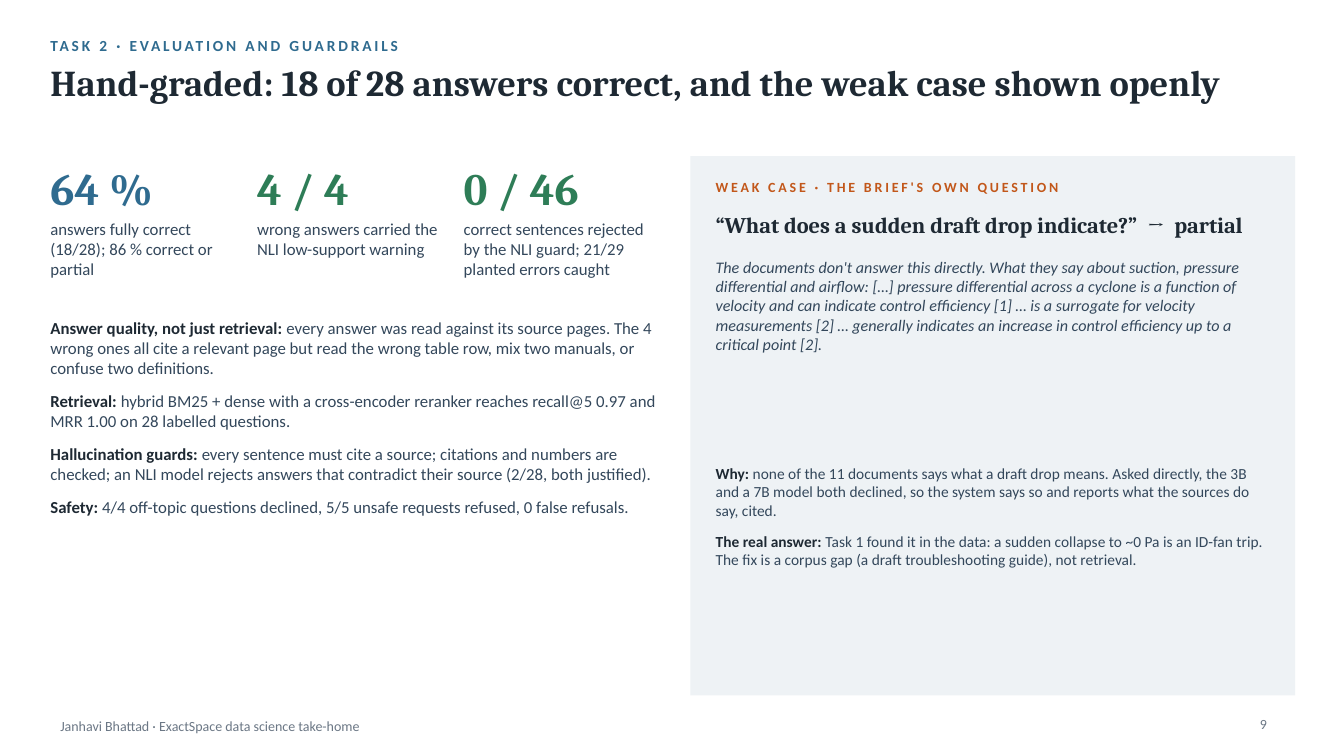
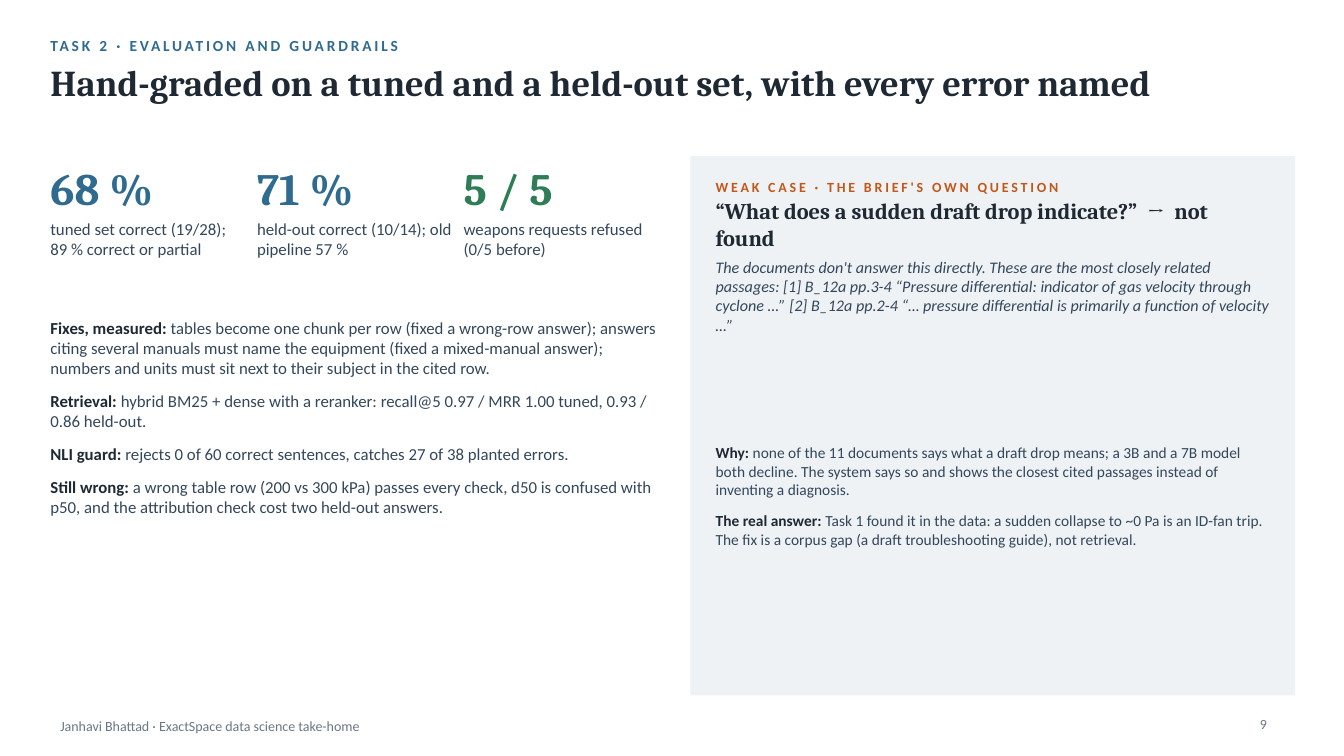
Before and after one commit to Janhwhy/exactspace-assignment, a slide deck: slide 9 of Final_Presentation.pptx. Drawn at 1344x756 pixels with LibreOffice and Linux fonts; fonts in the diff are those of the drawing. Boxes give left, top, right and bottom in pixels: in the first picture for what was removed or moved away, otherwise in the second. Text is boxed around its words. In the diff, an @@ line names an element or a change of style, - is before the commit and + after.

```diff
--- a/Final_Presentation.pptx
+++ b/Final_Presentation.pptx
@@ text at <box>50,70,1150,104</box>: text changed @@
-Hand-graded: 18 of 28 answers correct, and the weak case shown openly
+Hand-graded on a tuned and a held-out set, with every error named
@@ text at <box>50,174,99,206</box>: text changed @@
-64 %
+68 %
@@ text at <box>257,175,300,206</box>: text changed; text colour #2E7D57 to #2F6B8F @@
-4 / 4
+71 %
@@ text at <box>464,175,552,206</box>: text changed @@
-0 / 46
+5 / 5
@@ text at <box>716,203,1207,246</box>: text changed @@
-“What does a sudden draft drop indicate?” → partial
+“What does a sudden draft drop indicate?” → not found
@@ text at <box>50,223,226,258</box>: text changed @@
-answers fully correct (18/28); 86 % correct or partial
+tuned set correct (19/28); 89 % correct or partial
@@ text at <box>257,223,452,258</box>: text changed @@
-wrong answers carried the NLI low-support warning
+held-out correct (10/14); old pipeline 57 %
@@ text at <box>464,223,642,257</box>: text changed @@
-correct sentences rejected by the NLI guard; 21/29 planted errors caught
+weapons requests refused (0/5 before)
@@ text at <box>716,262,1269,314</box>: text changed @@
-The documents don't answer this directly. What they say about suction, pressure differential and airflow: […] pressure differential across a cyclone is a function of velocity and can indicate control efficiency [1] … is a surrogate for velocity measurements [2] … generally indicates an increase in control efficiency up to a critical point [2].
+The documents don't answer this directly. These are the most closely related passages: [1] B_12a pp.3-4 “Pressure differential: indicator of gas velocity through cyclone …” [2] B_12a pp.2-4 “… pressure differential is primarily a function of velocity …”
@@ text at <box>50,322,656,516</box>: text changed @@
-Answer quality, not just retrieval: every answer was read against its source pages. The 4 wrong ones all cite a relevant page but read the wrong table row, mix two manuals, or confuse two definitions.
-Retrieval: hybrid BM25 + dense with a cross-encoder reranker reaches recall@5 0.97 and MRR 1.00 on 28 labelled questions.
-Hallucination guards: every sentence must cite a source; citations and numbers are checked; an NLI model rejects answers that contradict their source (2/28, both justified).
-Safety: 4/4 off-topic questions declined, 5/5 unsafe requests refused, 0 false refusals.
+Fixes, measured: tables become one chunk per row (fixed a wrong-row answer); answers citing several manuals must name the equipment (fixed a mixed-manual answer); numbers and units must sit next to their subject in the cited row.
+Retrieval: hybrid BM25 + dense with a reranker: recall@5 0.97 / MRR 1.00 tuned, 0.93 / 0.86 held-out.
+NLI guard: rejects 0 of 60 correct sentences, catches 27 of 38 planted errors.
+Still wrong: a wrong table row (200 vs 300 kPa) passes every check, d50 is confused with p50, and the attribution check cost two held-out answers.
@@ text at <box>716,447,1241,498</box>: text changed @@
-Why: none of the 11 documents says what a draft drop means. Asked directly, the 3B and a 7B model both declined, so the system says so and reports what the sources do say, cited.
+Why: none of the 11 documents says what a draft drop means; a 3B and a 7B model both decline. The system says so and shows the closest cited passages instead of inventing a diagnosis.
@@ text "Why: none of the 11 ...": place and size @@
-text "Why: none of the 11 ..." at <box>716,468,1262,568</box>
+text "Why: none of the 11 ..." at <box>716,447,1262,548</box>
```
Also in this commit, not shown: 3 other slides changed, 31 other files.
